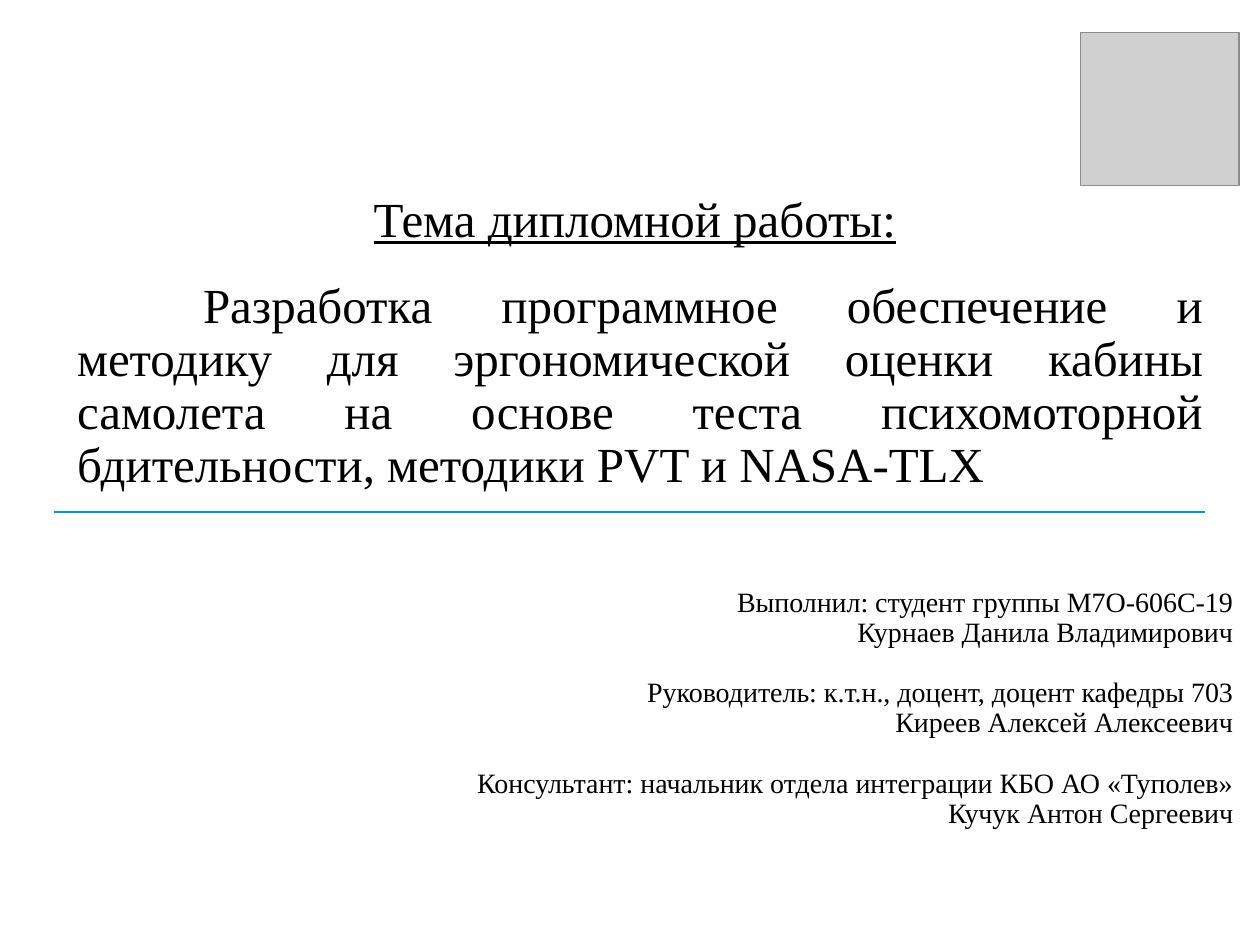
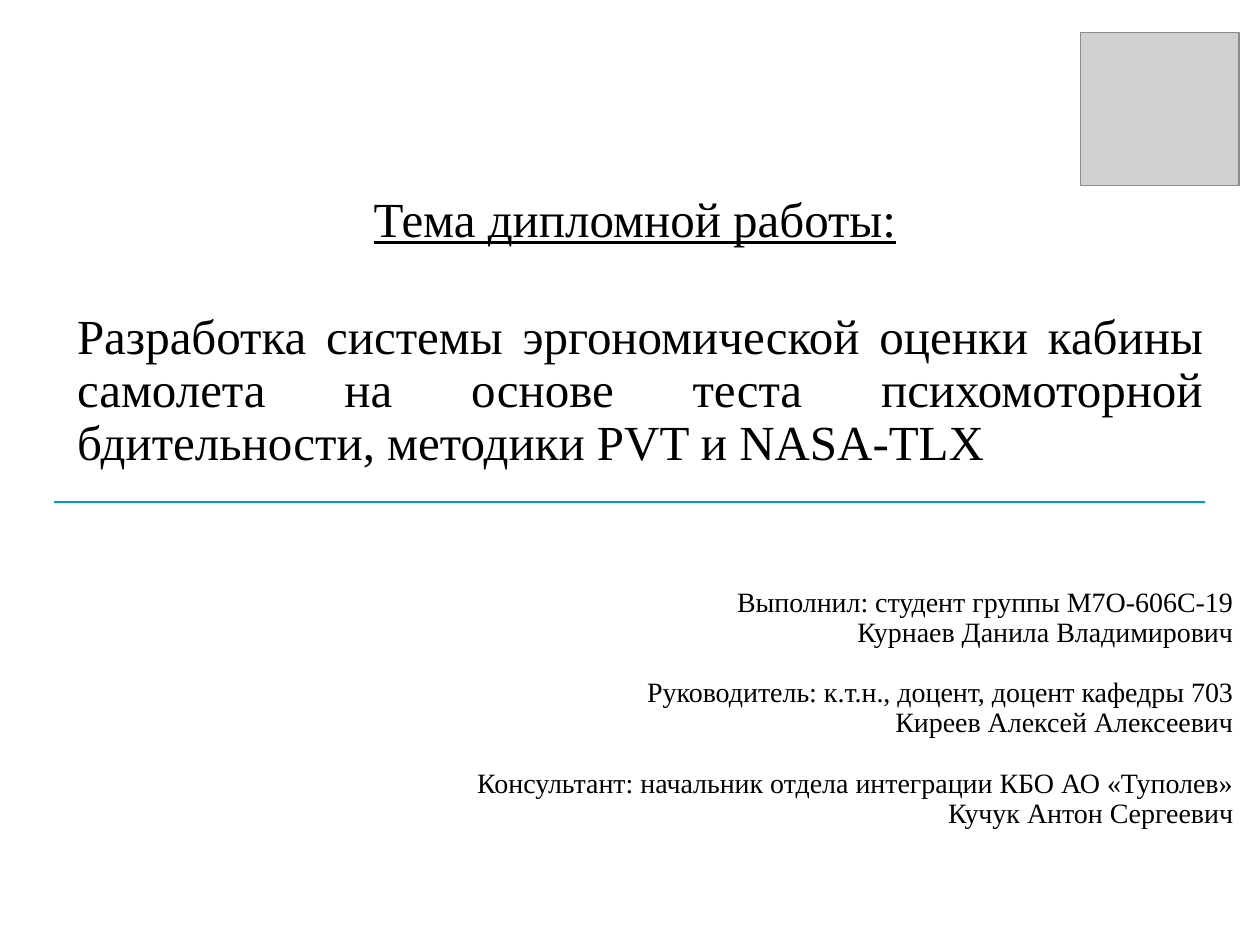
Before and after one commit to Ch1kez/PVT_NASA-TLX, a slide deck: slide 1 of Диплом/Презентация/презентация Курнаев.pptx. Drawn at 1260x945 pixels with LibreOffice and Linux fonts; fonts in the diff are those of the drawing; grey boxes stand for pictures. Boxes give left, top, right and bottom in pixels: in the first picture for what was removed or moved away, otherwise in the second. Text is boxed around its words. In the diff, an @@ line names an element or a change of style, - is before the commit and + after.

Commit message:
123456789

```diff
--- a/Диплом/Презентация/презентация Курнаев.pptx
+++ b/Диплом/Презентация/презентация Курнаев.pptx
@@ text at box(77, 319, 1203, 469): text changed @@
-Разработка программное обеспечение и методику для эргономической оценки кабины самолета на основе теста психомоторной бдительности, методики PVT и NASA-TLX
+Разработка системы эргономической оценки кабины самолета на основе теста психомоторной бдительности, методики PVT и NASA-TLX
@@ line moved from (1206, 512) - (54, 512) to (1206, 503) - (54, 503) @@
```
